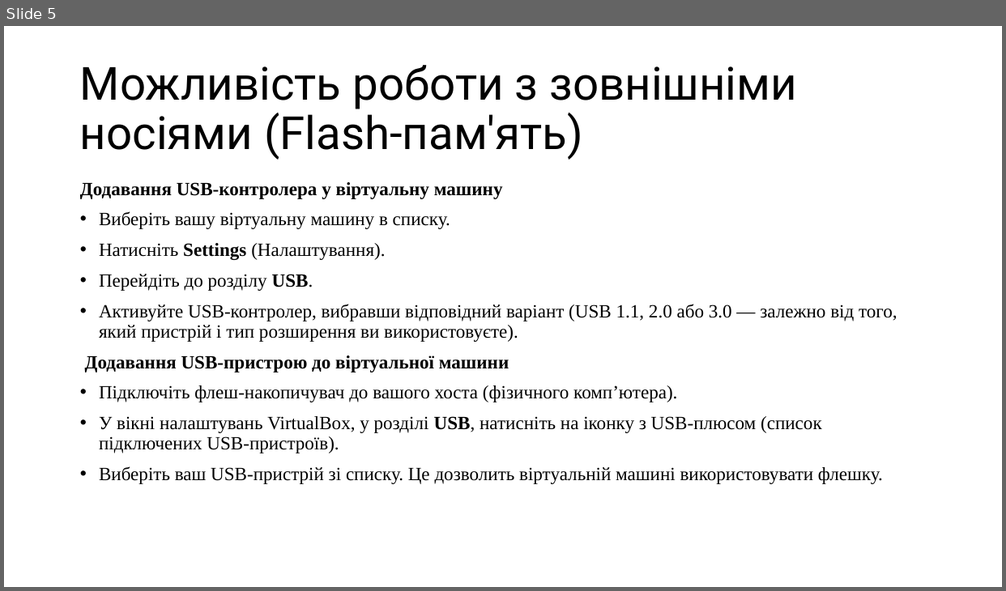
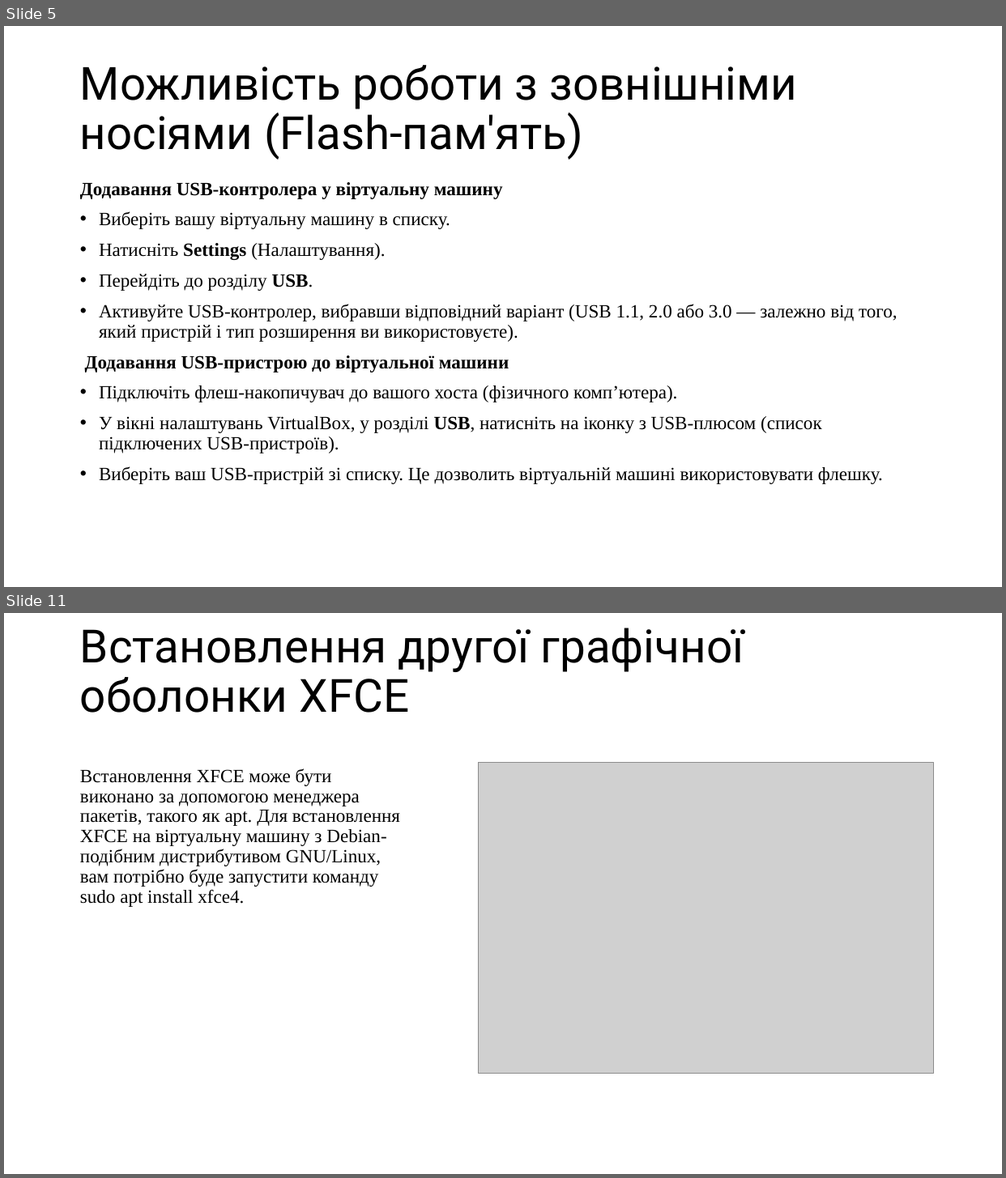
Before and after one commit to Teramar1/VelikieBomji, a slide deck: WorkCase2.pptx. Shown one above the other, each under a label of ours: slide 5 before the commit, slides 5 and 11 after it; the slides between them are not shown. The pictures are 1006x591 and 1006x1178 pixels, drawn with LibreOffice and Linux fonts; fonts in the diff are those of the drawing; grey boxes stand for pictures. Boxes give left, top, right and bottom in pixels: in the first picture for what was removed or moved away, otherwise in the second. Text is boxed around its words. In the diff, an @@ line names an element or a change of style, - is before the commit and + after.

```diff
--- a/WorkCase2.pptx
+++ b/WorkCase2.pptx
@@ slide 11 added at <box>4,613,1002,1174</box>, background #FFFFFF @@
@@ title added at <box>80,628,744,713</box>, 44.1 pt, text #000000 @@
+Встановлення другої графічної оболонки XFCE
@@ text added at <box>80,769,400,907</box>, 18 pt, text #000000 @@
+Встановлення XFCE може бути виконано за допомогою менеджера пакетів, такого як apt. Для встановлення XFCE на віртуальну машину з Debian-подібним дистрибутивом GNU/Linux, вам потрібно буде запустити команду sudo apt install xfce4.
@@ picture added at <box>479,763,934,1074</box> @@
```
Also in this commit, not shown: 2 slides changed, 4 other slides added, 1 slide removed.
